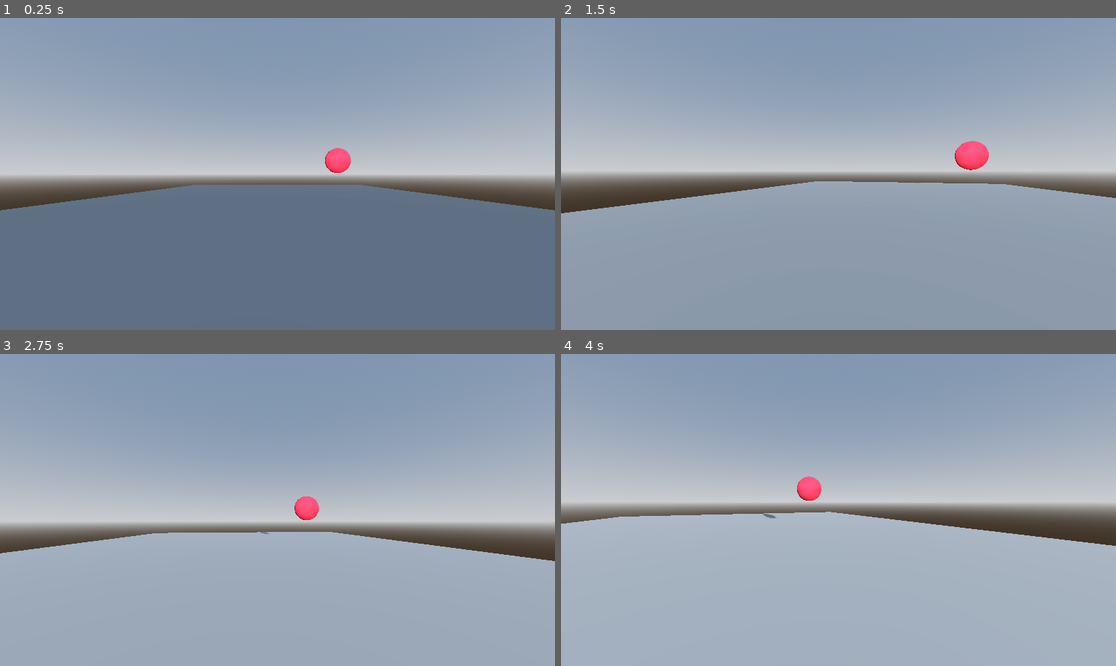
Above: before the commit, frames 1-4 (two rows, left to right).
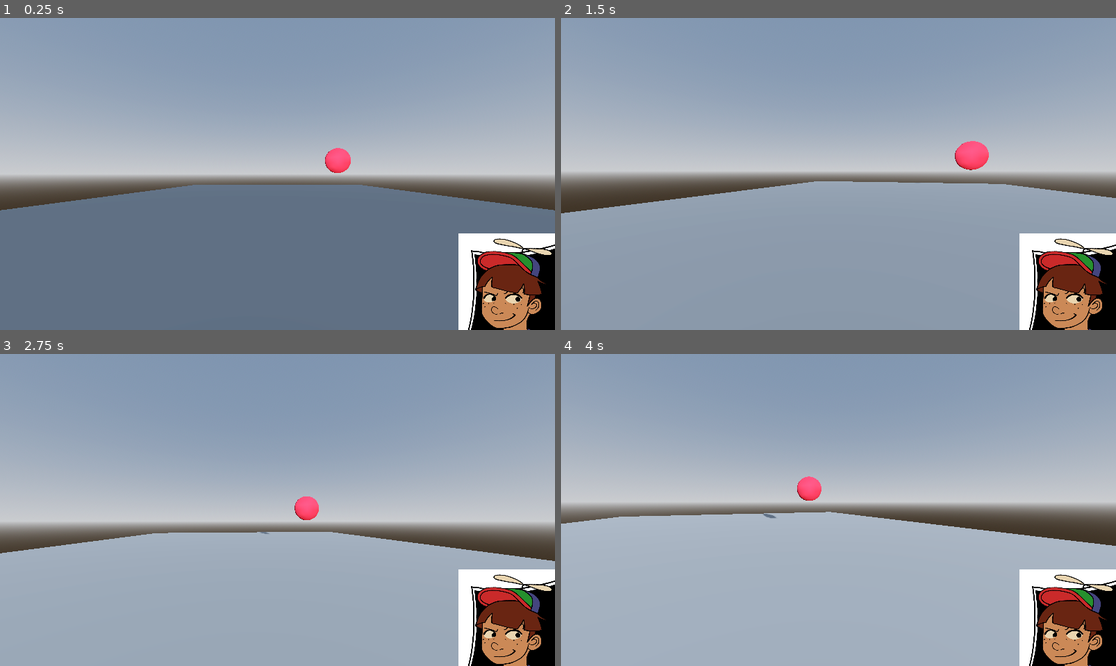
Above: after the commit, the same moments.

Repository: dama33/Sungazer
Game: Godot game, scene res://src/main/main.tscn
Two runs of this game, one before a commit and one after it. Both use one fixed random seed, a clock stepped at 60 frames per second and the inputs below. Before the commit the project starts from res://src/world/whitebox.tscn.
Inputs (mouse positions are in pixels of both pictures, inside the frame that each line leads up to):
- Up to frame 1 (0.25 s): no input
- Up to frame 2 (1.5 s): move the mouse to (866, 174) at 0.52 s; hold W (debug_forward) from 0.53 s (still down); tap Enter at 1.25 s; move the mouse to (810, 174) at 1.27 s
- Up to frame 3 (2.75 s): keep holding W (debug_forward); tap Space at 2 s; move the mouse to (288, 503) at 2.02 s
- Up to frame 4 (4 s): keep holding W (debug_forward); tap Enter at 2.75 s; move the mouse to (832, 516) at 2.77 s; tap Space at 3.5 s; move the mouse to (877, 513) at 3.52 s

The runs differ from the first frame. In frame 1, 5.4% of the frame differs, in the area x 82-100%, y 69-100%; in frame 2, 5.4%; in frame 3, 5.4%; in frame 4, 5.4%.

Commit message:
blur effect after staring at the sun and dynamic face in corner

Diff:
--- a/project.godot
+++ b/project.godot
@@ -11,7 +11,7 @@
 [application]
 
 config/name="Sungazer"
-run/main_scene="uid://bhdh3u7e2fuon"
+run/main_scene="uid://ce71envgjgdg7"
 config/features=PackedStringArray("4.5", "Forward Plus")
 config/icon="res://icon.svg"
 
--- /dev/null
+++ b/src/main/character_face_ui.gd
@@ -0,0 +1,19 @@
+extends TextureRect
+
+
+@onready var smirk_texture = preload("uid://b2l4dyskl1ky4")
+@onready var looking_at_sun_texture = preload("uid://bvvnwbfm5kueo")
+
+
+func _ready() -> void:
+	texture = smirk_texture
+	StareChecker.sun_entered_view.connect(_on_sun_entered_view)
+	StareChecker.sun_exited_view.connect(_on_sun_exited_view)
+
+
+func _on_sun_entered_view() -> void:
+	texture = looking_at_sun_texture
+
+
+func _on_sun_exited_view() -> void:
+	texture = smirk_texture
--- /dev/null
+++ b/src/main/main.gd
@@ -0,0 +1 @@
+extends Node
--- /dev/null
+++ b/src/main/main.tscn
@@ -0,0 +1,49 @@
+[gd_scene load_steps=7 format=3 uid="uid://ce71envgjgdg7"]
+
+[ext_resource type="Script" uid="uid://bxkq8xydqtroa" path="res://src/main/main.gd" id="1_3eh75"]
+[ext_resource type="Texture2D" uid="uid://b2l4dyskl1ky4" path="res://assets/bottom_corner_ui/smirk.png" id="2_djufw"]
+[ext_resource type="PackedScene" uid="uid://bhdh3u7e2fuon" path="res://src/world/whitebox.tscn" id="3_djufw"]
+[ext_resource type="Script" uid="uid://coaejx18pi1lm" path="res://src/main/character_face_ui.gd" id="3_jkpqq"]
+[ext_resource type="Script" uid="uid://cbd2jymfvjfom" path="res://src/main/world_environment.gd" id="5_jkpqq"]
+
+[sub_resource type="CameraAttributesPractical" id="CameraAttributesPractical_jqarl"]
+dof_blur_far_enabled = true
+dof_blur_far_distance = 0.01
+dof_blur_far_transition = 0.0
+dof_blur_amount = 0.0
+
+[node name="Main" type="Node"]
+script = ExtResource("1_3eh75")
+
+[node name="UI" type="Control" parent="."]
+layout_mode = 3
+anchors_preset = 15
+anchor_right = 1.0
+anchor_bottom = 1.0
+grow_horizontal = 2
+grow_vertical = 2
+size_flags_horizontal = 3
+size_flags_vertical = 3
+
+[node name="TextureRect" type="TextureRect" parent="UI"]
+layout_mode = 1
+anchors_preset = 3
+anchor_left = 1.0
+anchor_top = 1.0
+anchor_right = 1.0
+anchor_bottom = 1.0
+offset_left = -200.0
+offset_top = -200.0
+grow_horizontal = 0
+grow_vertical = 0
+texture = ExtResource("2_djufw")
+expand_mode = 3
+script = ExtResource("3_jkpqq")
+
+[node name="World" type="Node3D" parent="."]
+
+[node name="Whitebox" parent="World" instance=ExtResource("3_djufw")]
+
+[node name="WorldEnvironment" type="WorldEnvironment" parent="."]
+camera_attributes = SubResource("CameraAttributesPractical_jqarl")
+script = ExtResource("5_jkpqq")
--- /dev/null
+++ b/src/main/world_environment.gd
@@ -0,0 +1,20 @@
+extends WorldEnvironment
+
+
+const BLUR_INTENSITY: float = 0.15
+
+
+var camera: CameraAttributesPractical
+
+
+func _ready() -> void:
+	EyeHealth.eyes_damaged.connect(_on_eyes_damaged)
+	camera = camera_attributes
+
+
+func _on_eyes_damaged(current_health: int) -> void:
+	if current_health > 0:
+		var percentage_health = float(current_health) / float(EyeHealth.STARTING_HEALTH)
+		camera.dof_blur_amount = (1 - percentage_health) * BLUR_INTENSITY
+	else:
+		camera.dof_blur_amount = BLUR_INTENSITY
--- a/src/scripts/globals/stare_checker.gd
+++ b/src/scripts/globals/stare_checker.gd
@@ -26,7 +26,7 @@
 	var dot_product = player.player_camera.global_transform.basis.z.dot(player.player_camera.global_position.direction_to(sun.sun_raycast.global_position))
 
 	#IF YOU WANT TO TEST WITHOUT THE ZOOM IN AND ENERGY, COMMENT OUT THESE LINES
-	visual_sun_effects(dot_product)
+	#visual_sun_effects(dot_product)
 
 	if not is_sun_on_screen:
 		return
Binary file added: assets/bottom_corner_ui/looking_at_sun.png
Not shown, added: assets/bottom_corner_ui/looking_at_sun.png.import
Binary file added: assets/bottom_corner_ui/smirk.png
Not shown, added: assets/bottom_corner_ui/smirk.png.import
Binary file added: assets/sleepy_cat.png
Not shown, added: assets/sleepy_cat.png.import
Not shown, added: src/main/character_face_ui.gd.uid
Not shown, added: src/main/main.gd.uid
Not shown, added: src/main/world_environment.gd.uid
Not shown: 1 places in src/world/whitebox.tscn that only renumber resources
